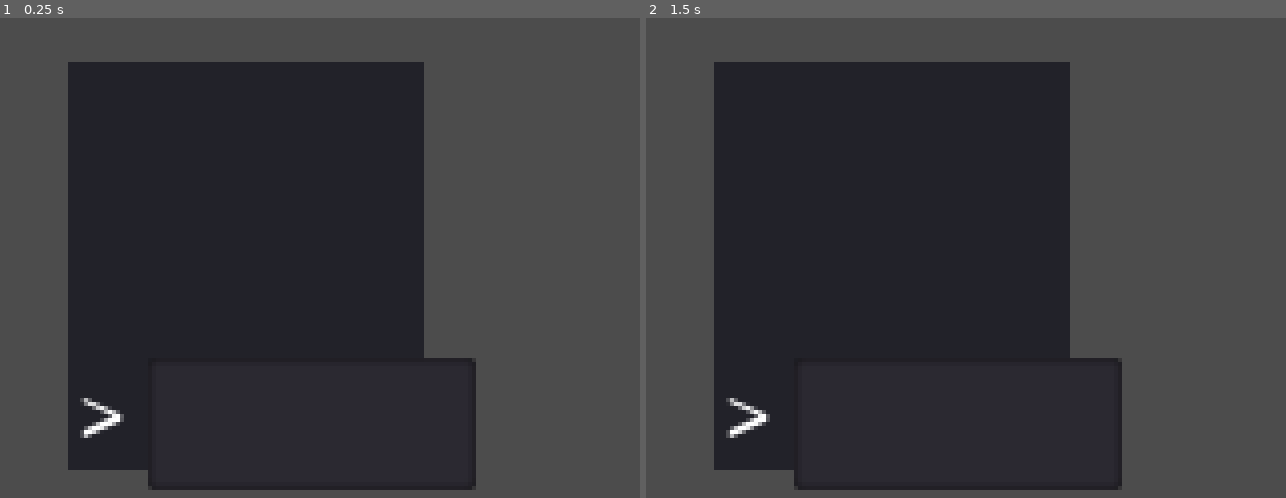
Above: before the commit, frames 1-2 (left to right).
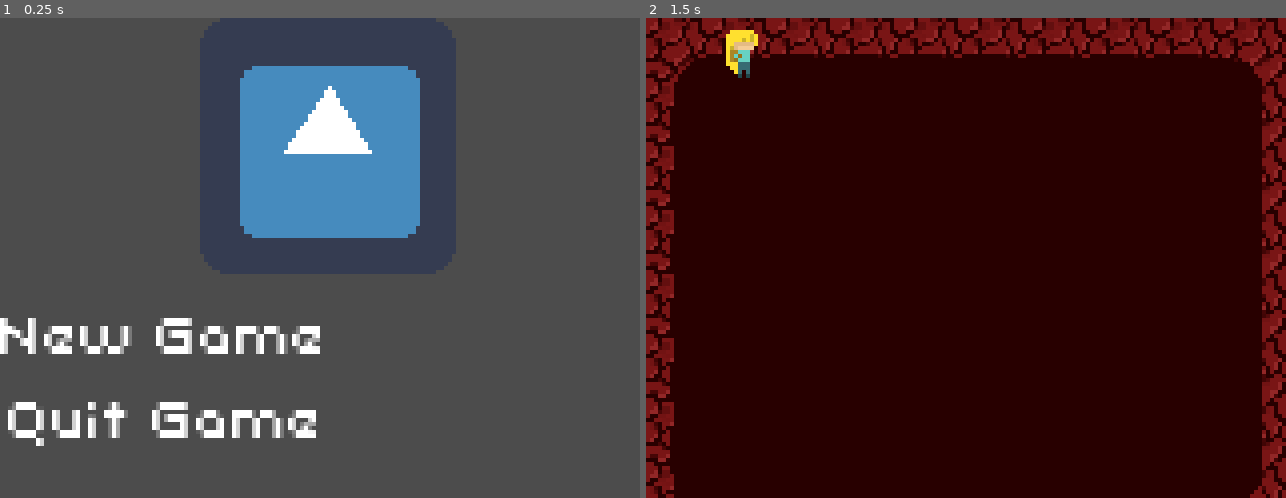
Above: after the commit, the same moments.

Repository: turtlebasket/angelhacks-2019
Game: Godot game, scene res://scenes/title/TitleScene.tscn
The game is run twice, just before and just after one commit, with the same random seed, the same clock (stepped at 60 frames per second) and the same inputs. Before the commit the project starts from res://scenes/Interact.tscn. The engine's default icon, where the game draws it, is replaced by a stand-in: a white triangle on a blue panel in a dark square.
Inputs (mouse positions are in pixels of both pictures, inside the frame that each line leads up to):
- Up to frame 1 (0.25 s): no input
- Up to frame 2 (1.5 s): click (972, 330) at 0.5 s, where only the run after the commit has a clickable "New Game"; tap Enter at 1.25 s; hold D (move_right, bound only before the commit) from 1.28 s (still down)

The runs differ from the first frame. In frame 1, 52% of the frame differs, in the area x 0-75%, y 9-99%; in frame 2, 100%, in the area x 0-100%, y 0-100%.

Commit message:
fix title scene

Diff:
--- a/game/project.godot
+++ b/game/project.godot
@@ -16,7 +16,7 @@
 [application]
 
 config/name="angelhacks"
-run/main_scene="res://scenes/Interact.tscn"
+run/main_scene="res://scenes/title/TitleScene.tscn"
 config/icon="res://icon.png"
 
 [display]
@@ -28,37 +28,6 @@
 window/stretch/mode="viewport"
 window/stretch/aspect="keep"
 
-[input]
-
-move_right={
-"deadzone": 0.5,
-"events": [ Object(InputEventKey,"resource_local_to_scene":false,"resource_name":"","device":0,"alt":false,"shift":false,"control":false,"meta":false,"command":false,"pressed":false,"scancode":68,"unicode":0,"echo":false,"script":null)
-, Object(InputEventKey,"resource_local_to_scene":false,"resource_name":"","device":0,"alt":false,"shift":false,"control":false,"meta":false,"command":false,"pressed":false,"scancode":16777233,"unicode":0,"echo":false,"script":null)
-, Object(InputEventKey,"resource_local_to_scene":false,"resource_name":"","device":0,"alt":false,"shift":false,"control":false,"meta":false,"command":false,"pressed":false,"scancode":76,"unicode":0,"echo":false,"script":null)
- ]
-}
-move_left={
-"deadzone": 0.5,
-"events": [ Object(InputEventKey,"resource_local_to_scene":false,"resource_name":"","device":0,"alt":false,"shift":false,"control":false,"meta":false,"command":false,"pressed":false,"scancode":74,"unicode":0,"echo":false,"script":null)
-, Object(InputEventKey,"resource_local_to_scene":false,"resource_name":"","device":0,"alt":false,"shift":false,"control":false,"meta":false,"command":false,"pressed":false,"scancode":65,"unicode":0,"echo":false,"script":null)
-, Object(InputEventKey,"resource_local_to_scene":false,"resource_name":"","device":0,"alt":false,"shift":false,"control":false,"meta":false,"command":false,"pressed":false,"scancode":16777231,"unicode":0,"echo":false,"script":null)
- ]
-}
-move_up={
-"deadzone": 0.5,
-"events": [ Object(InputEventKey,"resource_local_to_scene":false,"resource_name":"","device":0,"alt":false,"shift":false,"control":false,"meta":false,"command":false,"pressed":false,"scancode":16777232,"unicode":0,"echo":false,"script":null)
-, Object(InputEventKey,"resource_local_to_scene":false,"resource_name":"","device":0,"alt":false,"shift":false,"control":false,"meta":false,"command":false,"pressed":false,"scancode":87,"unicode":0,"echo":false,"script":null)
-, Object(InputEventKey,"resource_local_to_scene":false,"resource_name":"","device":0,"alt":false,"shift":false,"control":false,"meta":false,"command":false,"pressed":false,"scancode":75,"unicode":0,"echo":false,"script":null)
- ]
-}
-move_down={
-"deadzone": 0.5,
-"events": [ Object(InputEventKey,"resource_local_to_scene":false,"resource_name":"","device":0,"alt":false,"shift":false,"control":false,"meta":false,"command":false,"pressed":false,"scancode":74,"unicode":0,"echo":false,"script":null)
-, Object(InputEventKey,"resource_local_to_scene":false,"resource_name":"","device":0,"alt":false,"shift":false,"control":false,"meta":false,"command":false,"pressed":false,"scancode":83,"unicode":0,"echo":false,"script":null)
-, Object(InputEventKey,"resource_local_to_scene":false,"resource_name":"","device":0,"alt":false,"shift":false,"control":false,"meta":false,"command":false,"pressed":false,"scancode":16777234,"unicode":0,"echo":false,"script":null)
- ]
-}
-
 [rendering]
 
 quality/2d/use_pixel_snap=true
--- a/game/scripts/MenuButtons.gd
+++ b/game/scripts/MenuButtons.gd
@@ -16,5 +16,5 @@
 
 
 func _on_NewGameButton_pressed():
-	get_tree().change_scene("res://MapScene.tscn")
+	get_tree().change_scene("res://scenes/MapTrinity.tscn")
 	pass # Replace with function body.
